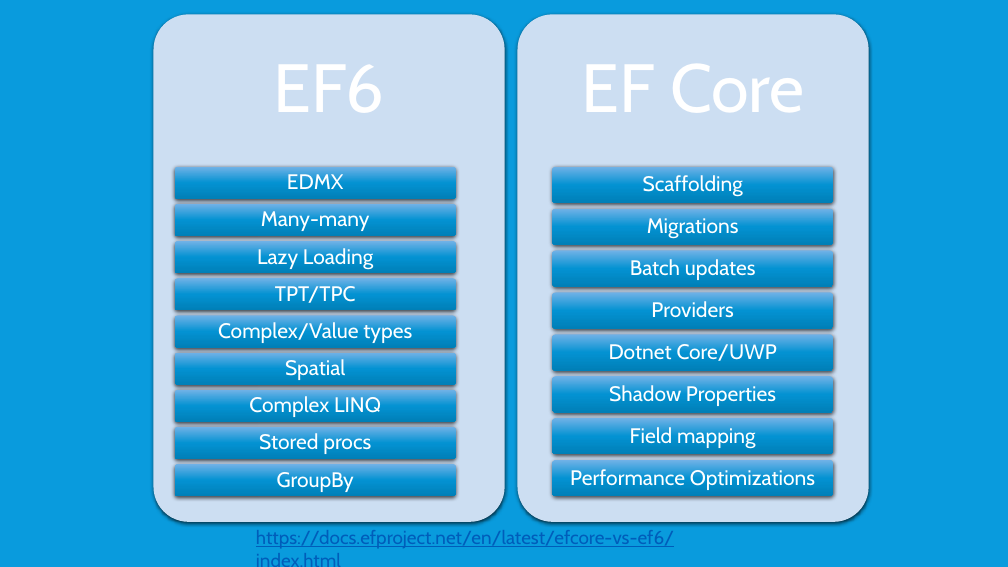
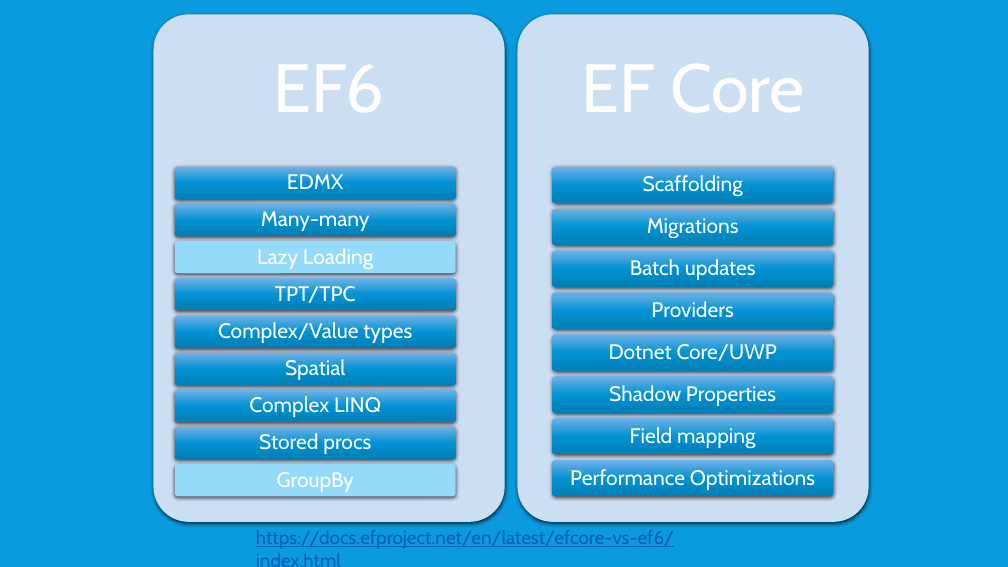
Before and after one commit to jwooley/EfCore, a slide deck: slide 22 of EfCoreGettingStarted.pptx (slide 19 before the commit). Drawn at 1008x567 pixels with LibreOffice and Linux fonts; fonts in the diff are those of the drawing. Boxes give left, top, right and bottom in pixels: in the first picture for what was removed or moved away, otherwise in the second. Text is boxed around its words. In the diff, an @@ line names an element or a change of style, - is before the commit and + after.

```diff
--- a/EfCoreGettingStarted.pptx
+++ b/EfCoreGettingStarted.pptx
@@ rounded rectangle at [175,241,456,274]: fill gradient #72B3E8 to #0392D3 to #007FB8 to #93DAFB @@
@@ rounded rectangle at [175,464,456,497]: fill gradient #72B3E8 to #0392D3 to #007FB8 to #93DAFB @@
```
Also in this commit, not shown: 3 other slides changed, 3 slides added.
